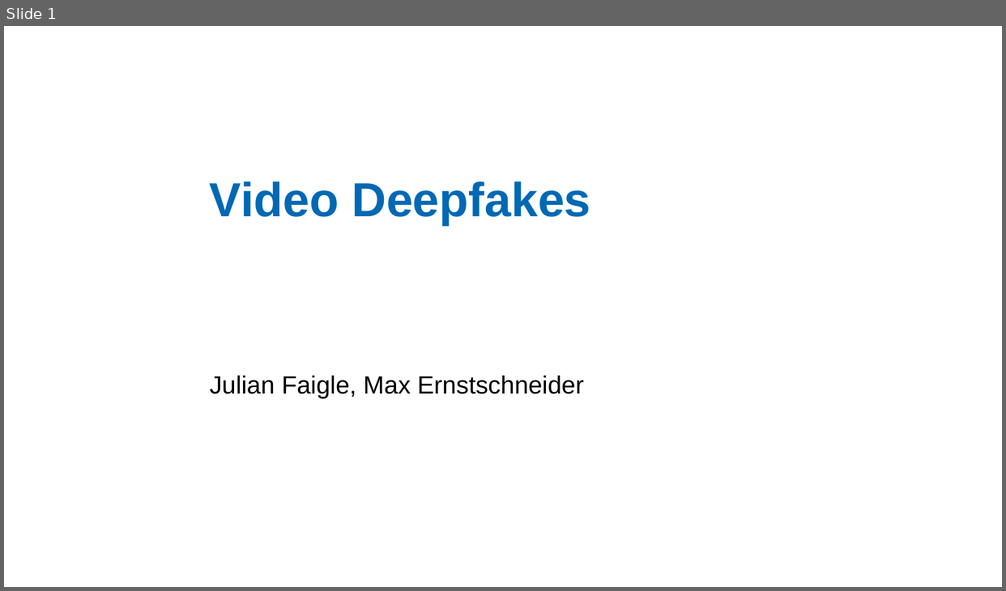
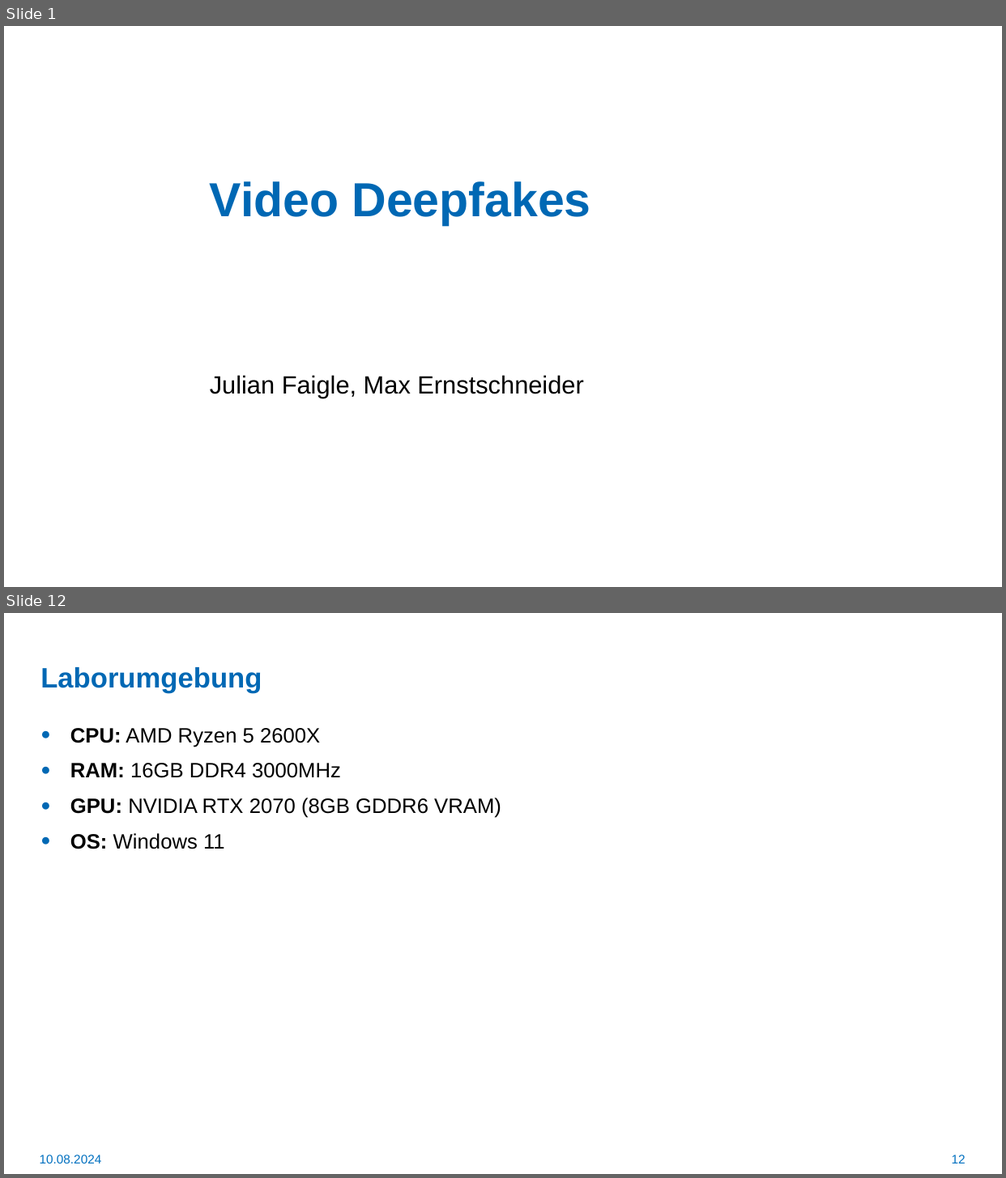
Before and after one commit to LetsDrinkSomeTea/ProjektArbeit, a slide deck: Praesentationen/Video-Deepfakes.pptx. Shown one above the other, each under a label of ours: slide 1 before the commit, slides 1 and 12 after it; the slides between them are not shown. The pictures are 1006x591 and 1006x1178 pixels, drawn with LibreOffice and Linux fonts; fonts in the diff are those of the drawing; background and template pictures are left out. Boxes give left, top, right and bottom in pixels: in the first picture for what was removed or moved away, otherwise in the second. Text is boxed around its words. In the diff, an @@ line names an element or a change of style, - is before the commit and + after.

```diff
--- a/Praesentationen/Video-Deepfakes.pptx
+++ b/Praesentationen/Video-Deepfakes.pptx
@@ slide 12 added at box(4, 613, 1002, 1174), background #FFFFFF @@
@@ title added at box(40, 667, 262, 693), 27 pt, text #0068B4, bold @@
+Laborumgebung
@@ text added at box(70, 728, 501, 850), 20 pt, text #000000 @@
+● CPU: AMD Ryzen 5 2600X
+● RAM: 16GB DDR4 3000MHz
+● GPU: NVIDIA RTX 2070 (8GB GDDR6 VRAM)
+● OS: Windows 11
@@ text added at box(40, 1155, 102, 1164), 12 pt, text #0070C0 @@
+10.08.2024
@@ page number added at box(952, 1155, 965, 1164), 12 pt, text #0070C0 @@
+12
```
Also in this commit, not shown: 9 slides changed, 1 other slide added, 2 other files.
